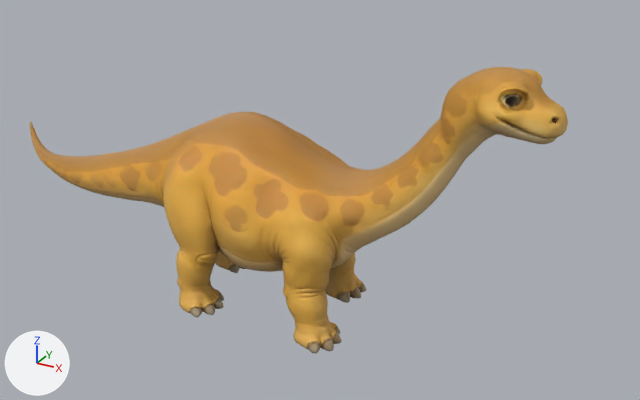
Renders of the glTF model remake/assets/memory/brontosaurus-baby.glb from each side of a commit.
The view is the same before and after, from a 50 mm lens placed at (0.64, -1.003, 0.683), pointed at (0.066, 0.04, 0.162). Arrows for +X, +Y and +Z are at lower left; the lights stay in place. The picture after the commit comes second. Vertices at exactly the same position are counted once.

The first picture shows 'Baby Þórseðla skin'.
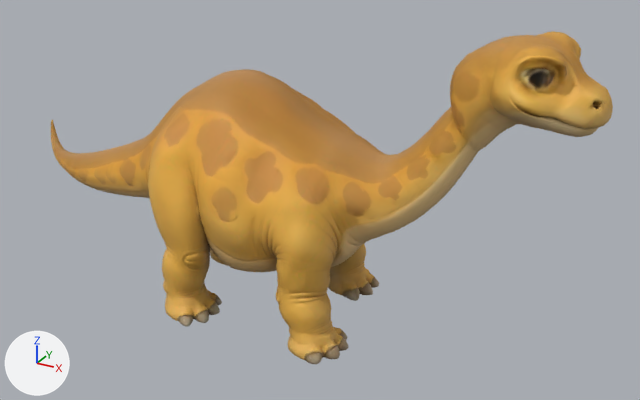
What differs and where, as boxes [x1, y1, x2, y2] in the pictures (640 x 400 px):
'Baby Þórseðla skin', reshaped, rescaled (16% taller): before [30, 67, 568, 353]; after [51, 32, 613, 364]

What the commit changed:
me_mesh_0 is used by ob_baby_þórseðla_skin; location (0.0, 0.0, 0.0); scale (0.0527, 0.0527, 0.0527).
me_mesh_0 had 19157 vertices, 38434 faces and spanned x -11.1..7.9, y -2.0..2.1, z 0.0..7.7.
me_mesh_0 now has 19157 vertices, 38434 faces and spans x -9.6..8.3, y -2.4..2.4, z 0.0..8.0.
me_mesh_0 part 1: 17814 of 19157 vertices moved; they spanned x -11.1..7.9, y -2.0..2.1, z 0.0..7.7 and now span x -9.6..8.3, y -2.4..2.4, z 0.0..8.0; mean shift (0.1, 0.0, 0.1); largest move (-11.1, 2.1, 2.9) -> (-9.6, 2.1, 2.9).
Object 'Baby Þórseðla skin' (ob_baby_þórseðla_skin) is rescaled from (0.0527, 0.0527, 0.0527) to (0.0559, 0.0559, 0.0559).
